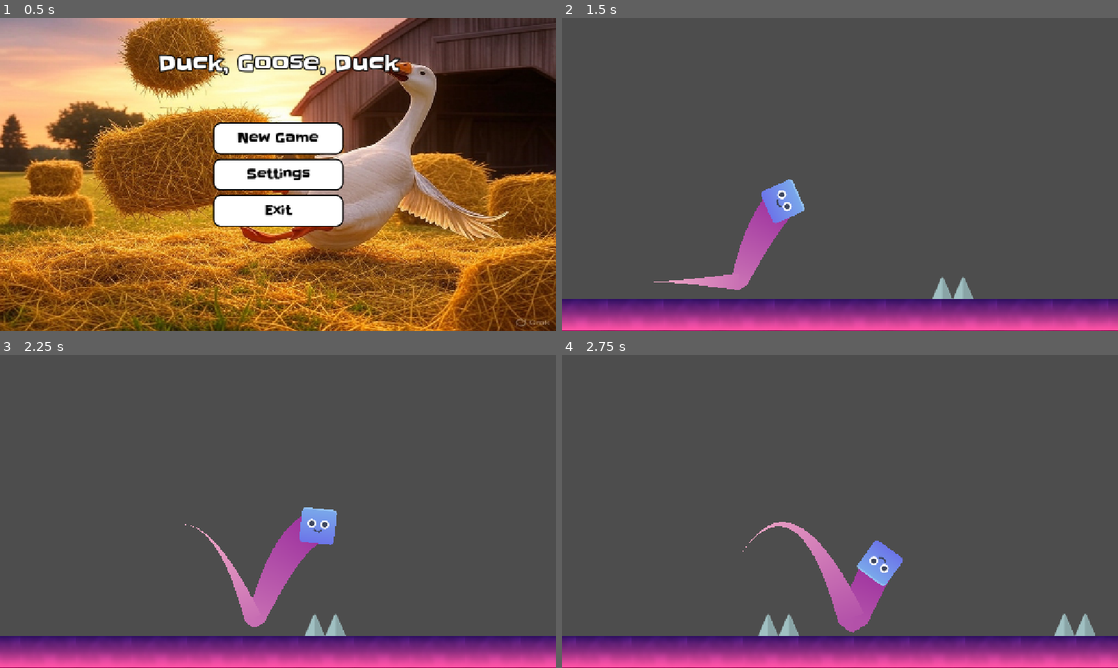
Above: before the commit, frames 1-4 (two rows, left to right).
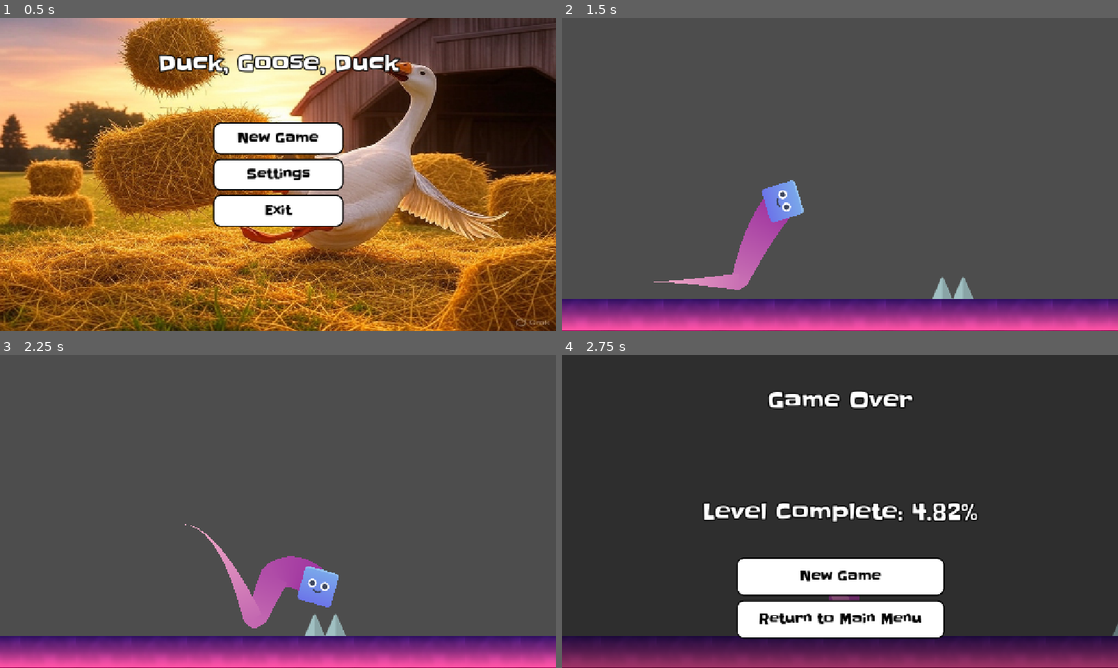
Above: after the commit, the same moments.

Repository: ZaydAlnabulsi/CMSC495-Geometry-Dash
Game: Godot game, scene res://scenes/scene_manager.tscn
Two runs of this game, one before a commit and one after it. Both use one fixed random seed, a clock stepped at 60 frames per second and the inputs below.
Inputs (mouse positions are in pixels of both pictures, inside the frame that each line leads up to):
- Up to frame 1 (0.5 s): no input
- Up to frame 2 (1.5 s): click "New Game" at 0.5 s; move the mouse to (962, 158) at 1.27 s; press the mouse at (962, 158) at 1.28 s
- Up to frame 3 (2.25 s): move the mouse to (166, 527) at 2.02 s; release the mouse at (166, 527) at 2.03 s; click (166, 527) at 2.1 s
- Up to frame 4 (2.75 s): click (728, 527) at 2.27 s; click (728, 527) at 2.57 s

Frame 1 is identical in both runs. In frame 2, 0.1% of the frame differs, in the area x 35-44%, y 51-66%; in frame 3, 2.2%; in frame 4, 99%, in the area x 0-100%, y 0-100%.

Commit message:
jump rework
working on the feel of the jump. adds more of a response to how long you hold the button for. theres a shorter jump with a quick release of the button and a higher jump with a hold. also added a property on the orbs section so the orbs still work correctly.

Diff:
--- a/geometrydashclone/scenes/levels/level1.tscn
+++ b/geometrydashclone/scenes/levels/level1.tscn
@@ -3,8 +3,8 @@
 [ext_resource type="PackedScene" uid="uid://dnx6h0tsjr3m1" path="res://objects/player.tscn" id="1_m7ahb"]
 [ext_resource type="PackedScene" uid="uid://ovyxauv0un6k" path="res://objects/obj_puple_block.tscn" id="2_dwgg1"]
 [ext_resource type="PackedScene" uid="uid://cixhmlktvwx1" path="res://objects/floor.tscn" id="3_ru4tf"]
-[ext_resource type="AudioStream" uid="uid://da6x7mnd0ikf8" path="res://Sounds/High Maintenance, Charlotte Haining - Change Your Ways (feat Charlotte Haining) [NCS Release] (1).mp3" id="4_8a7m2"]
-[ext_resource type="PackedScene" uid="uid://cms7dgunbmxv4" path="res://objects/Spike.tscn" id="4_dwgg1"]
+[ext_resource type="AudioStream" uid="uid://da6x7mnd0ikf8" path="res://sounds/High Maintenance, Charlotte Haining - Change Your Ways (feat Charlotte Haining) [NCS Release] (1).mp3" id="4_8a7m2"]
+[ext_resource type="PackedScene" uid="uid://cms7dgunbmxv4" path="res://objects/spike.tscn" id="4_dwgg1"]
 [ext_resource type="PackedScene" uid="uid://cevo1b1uejnoa" path="res://objects/orb.tscn" id="6_6sh32"]
 [ext_resource type="PackedScene" uid="uid://bdy0aurth53jw" path="res://objects/saw.tscn" id="7_ejswk"]
 [ext_resource type="PackedScene" uid="uid://6ojuf0fx1t7p" path="res://objects/trampoline.tscn" id="8_8a7m2"]
--- a/geometrydashclone/scripts/gameplay/player.gd
+++ b/geometrydashclone/scripts/gameplay/player.gd
@@ -9,7 +9,7 @@
 var is_orb = false
 var force_orb = 0
 var gravity = 4100
-var player_rotation = 360
+var player_rotation = 395
 var canInvert = false
 
 
@@ -31,13 +31,20 @@
 	if Input.is_action_pressed("jump") and is_on_floor():
 		velocity.y = JUMP_VELOCITY
 
+		# addition to make jump more responsive to button press and release
+	#adds ability to do shorter + higher jump in one. also makes jump feel more lively (I think)
+	#--press of the jump button
+	if Input.is_action_just_released("jump") and velocity.y < ( JUMP_VELOCITY / 5 ):
+			velocity.y = JUMP_VELOCITY / 5
+
 	## 	Moves the player
 	velocity.x = delta * SPEED
 
 	##	Applies force to the player depending on the orb type
 	if is_orb and (Input.is_action_just_pressed("jump") or Input.is_action_just_released("jump")):
 		velocity.y = -force_orb
-		if canInvert == true :
+		# added on_floor so jump response works correctly with orbs
+		if canInvert == true and not is_on_floor():
 			gravity = -gravity
 			JUMP_VELOCITY = -JUMP_VELOCITY
 			player_rotation = -player_rotation
Not shown, changed: geometrydashclone/Images/platformPack_tile025.png.import
Not shown, changed: geometrydashclone/Images/platformPack_tile054.png.import
Not shown, changed: geometrydashclone/Images/platformPack_tile056.png.import
Not shown, changed: geometrydashclone/Images/platformPack_tile063.png.import
Not shown, changed: geometrydashclone/Images/platformPack_tile065.png.import
Not shown, changed: geometrydashclone/Sounds/High Maintenance, Charlotte Haining - Change Your Ways (feat Charlotte Haining) [NCS Release] (1).mp3.import
Not shown, changed: geometrydashclone/images/Shiny1.png.import
Not shown, changed: geometrydashclone/images/Slackey-Regular.ttf.import
Not shown, changed: geometrydashclone/images/blue_body_square.png.import
Not shown, changed: geometrydashclone/images/face_a.png.import
Not shown, changed: geometrydashclone/images/face_b.png.import
Not shown, changed: geometrydashclone/images/face_c.png.import
(and 39 more such lines)
